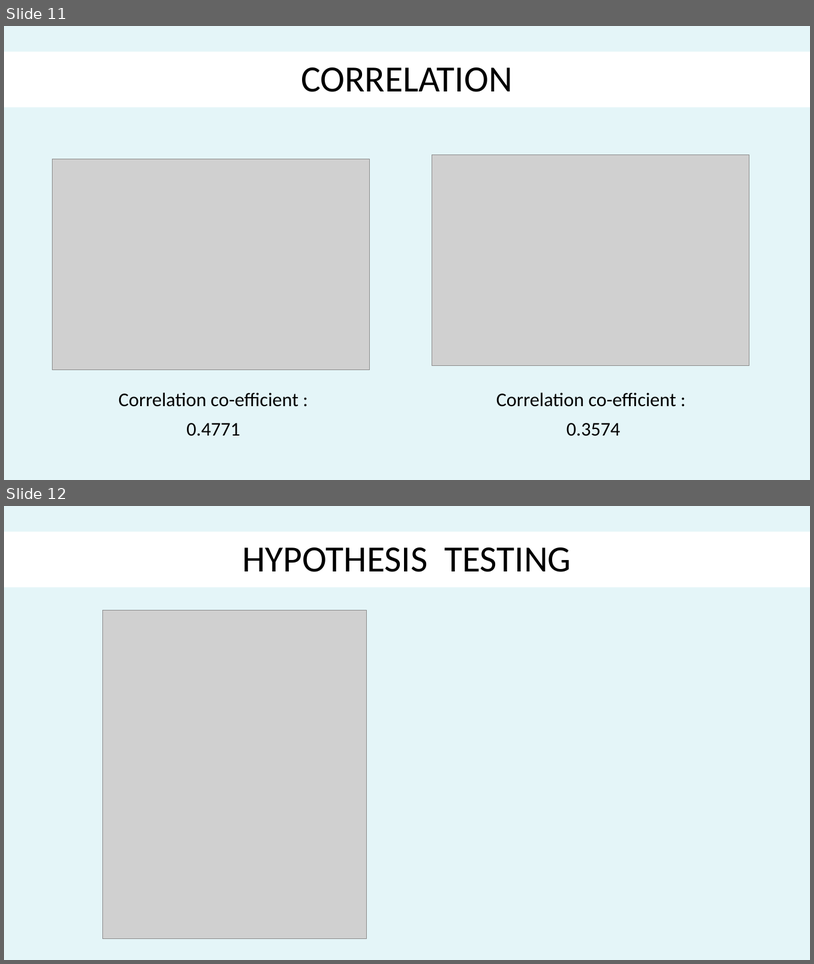
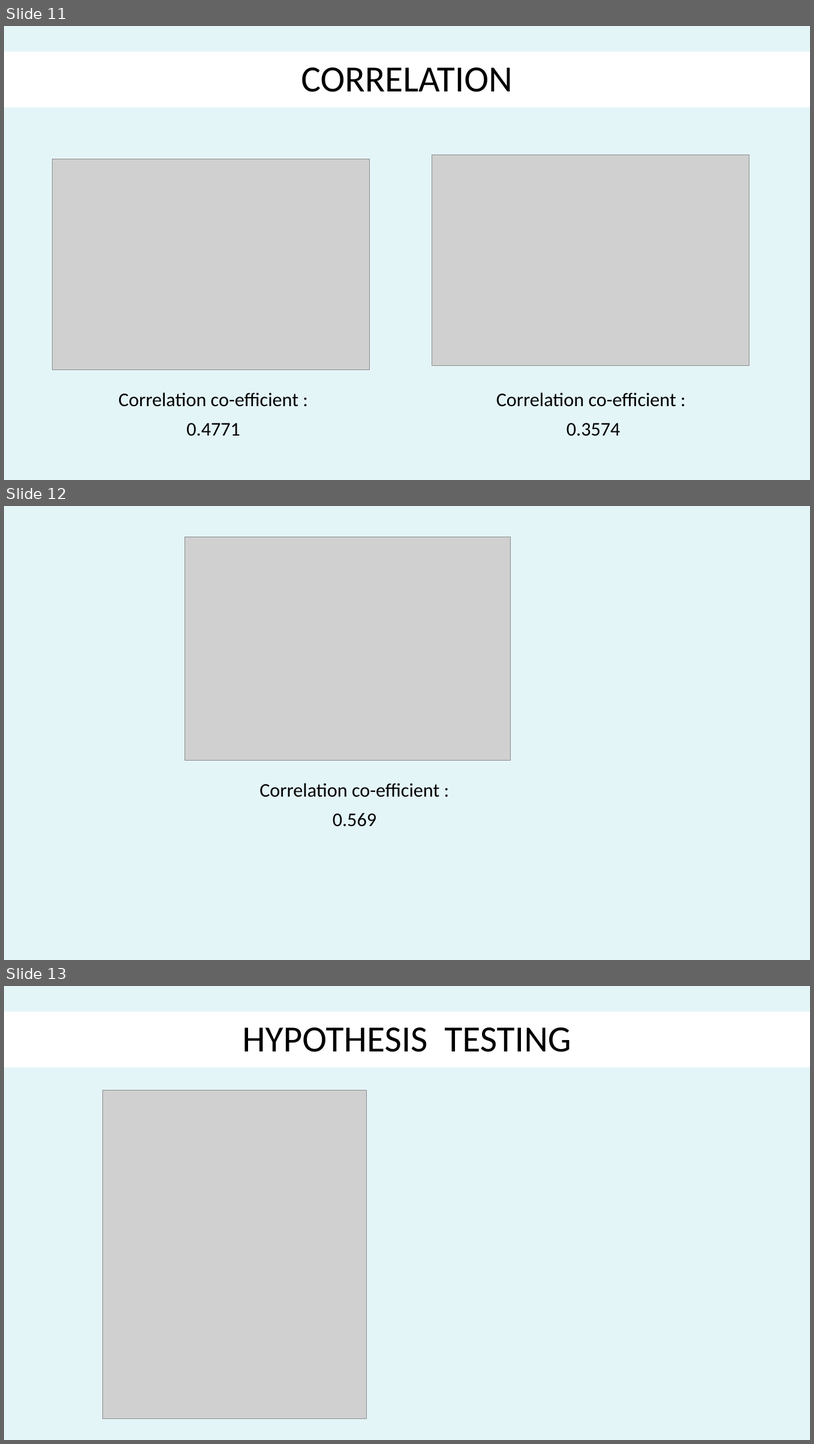
Before and after one commit to Kavya-Shekar/Australian_Weather_Forecast, a slide deck: Australia_weather.pptx. Shown one above the other, each under a label of ours: slides 11 and 12 before the commit, slides 11, 12 and 13 after it. The pictures are 814x964 and 814x1444 pixels, drawn with LibreOffice and Linux fonts; fonts in the diff are those of the drawing; grey boxes stand for pictures. Boxes give left, top, right and bottom in pixels: in the first picture for what was removed or moved away, otherwise in the second. Text is boxed around its words. In the diff, an @@ line names an element or a change of style, - is before the commit and + after.

Commit message:
Modified PPT

```diff
--- a/Australia_weather.pptx
+++ b/Australia_weather.pptx
@@ slide 12 added at <box>4,506,810,960</box>, background #E4F5F8 at 98% opacity @@
@@ picture added at <box>185,537,511,760</box> @@
@@ text added at <box>260,783,440,826</box>, 23 pt, text #000000 @@
+Correlation co-efficient :
+0.569
@@ what was slide 12 is now slide 13 @@
```
